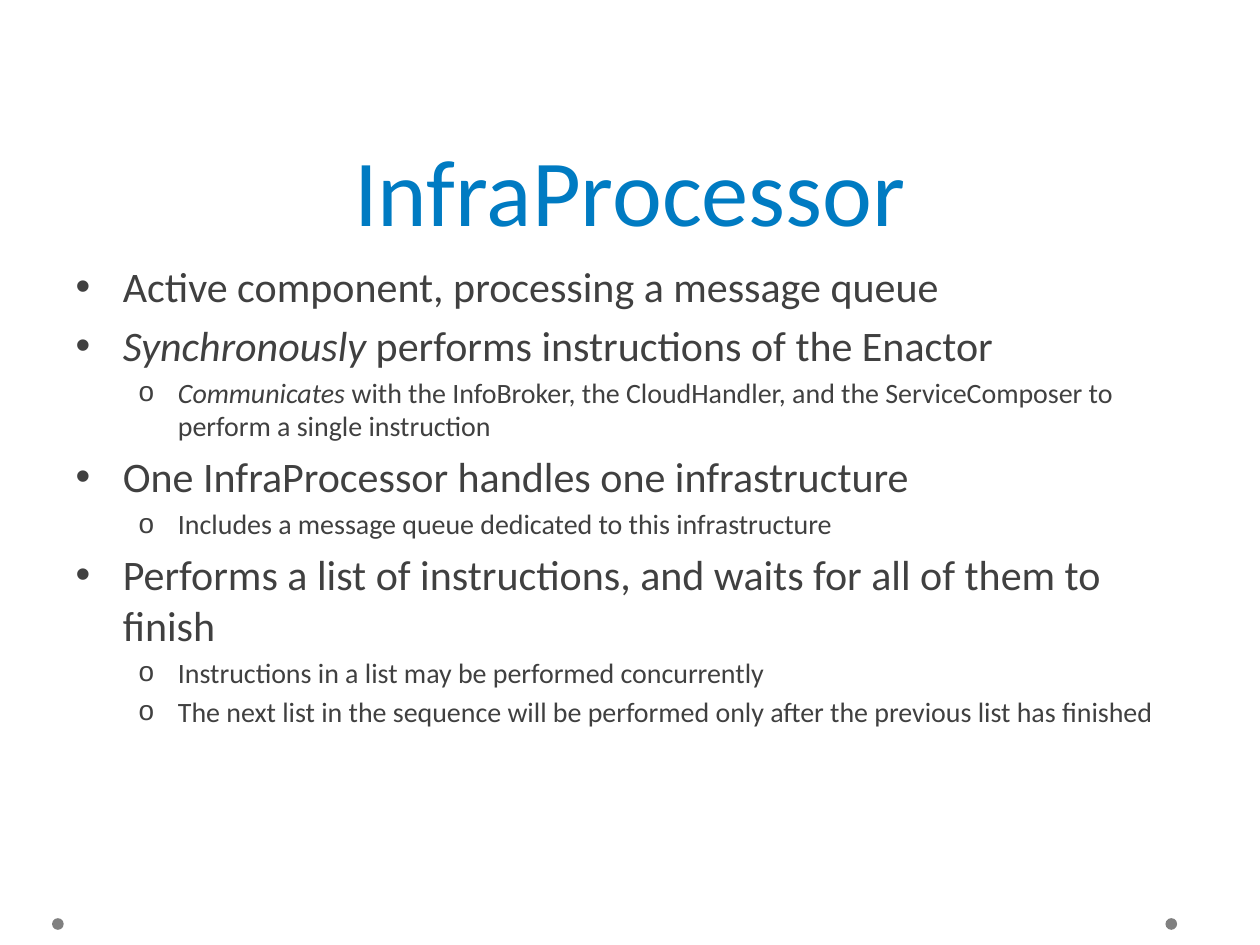
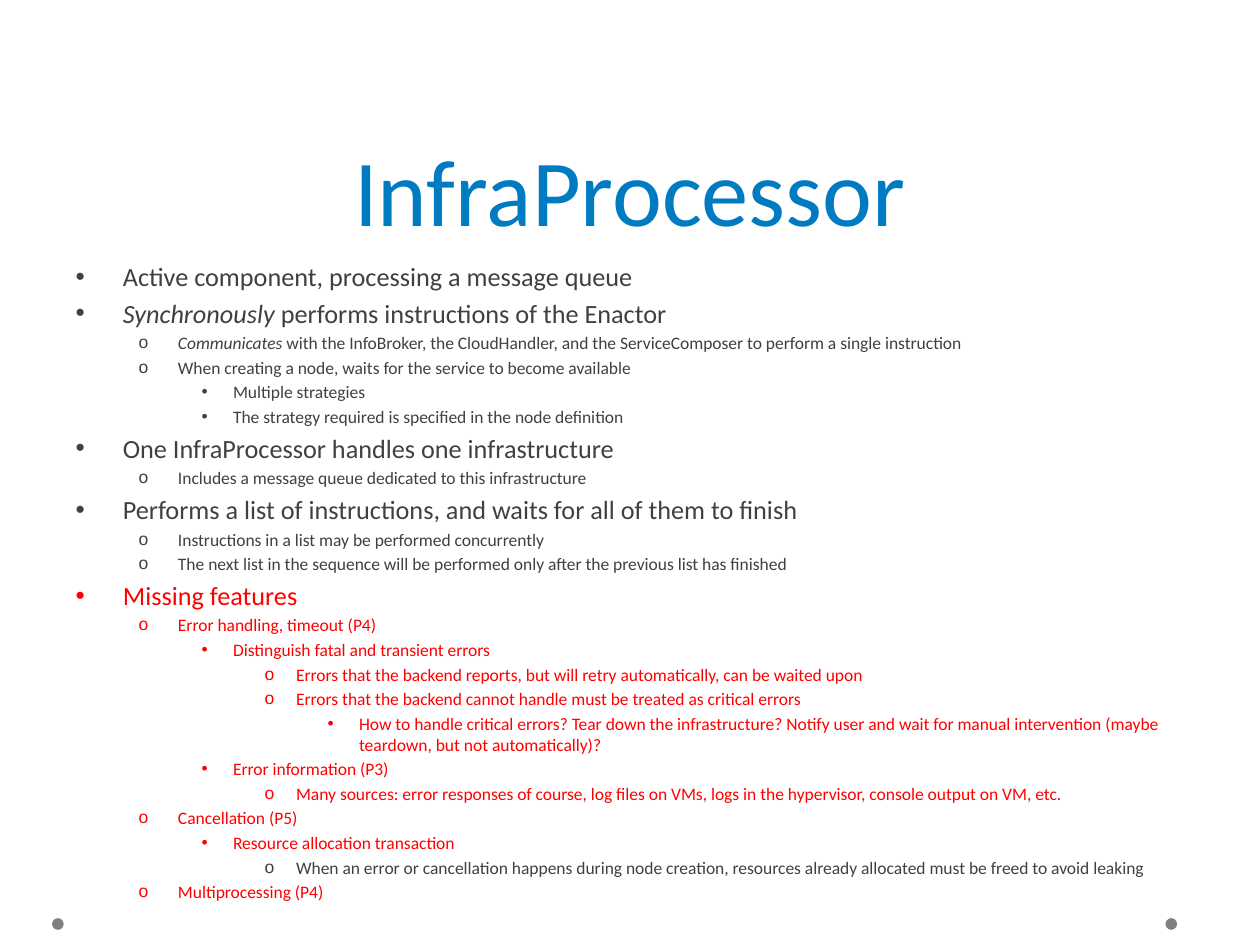
Before and after one commit to occopus/docs, a slide deck: slide 18 of sztaki-occo-report.pptx. Drawn at 1260x945 pixels with LibreOffice and Linux fonts; fonts in the diff are those of the drawing; background and template pictures are left out. Boxes give left, top, right and bottom in pixels: in the first picture for what was removed or moved away, otherwise in the second. Text is boxed around its words. In the diff, an @@ line names an element or a change of style, - is before the commit and + after.

Commit message:
Update OCCO status report

```diff
--- a/sztaki-occo-report.pptx
+++ b/sztaki-occo-report.pptx
@@ text at (x1=123, y1=268, x2=961, y2=573): size 24 to 15 pt in "Active component, processing a message queue", "Synchronously performs instructions of the Enactor", "One InfraProcessor handles one infrastructure", "Performs a list of instructions, and waits ..."; size 16 to 10 pt in "Communicates with the InfoBroker, the CloudHandler, and ...", "Includes a message queue dedicated to this ...", "Instructions in a list may be performed ...", "The next list in the sequence will ..."; less space between paragraphs @@
@@ text at (x1=178, y1=362, x2=630, y2=426): paragraphs added @@
+  o When creating a node, waits for the service to become available
+    • Multiple strategies
+    • The strategy required is specified in the node definition
@@ text at (x1=123, y1=587, x2=1158, y2=877): paragraphs added @@
+• Missing features
+  o Error handling, timeout (P4)
+    • Distinguish fatal and transient errors
+      o Errors that the backend reports, but will retry automatically, can be waited upon
+      o Errors that the backend cannot handle must be treated as critical errors
+        • How to handle critical errors? Tear down the infrastructure? Notify user and wait for manual intervention (maybe teardown, but not automatically)?
+    • Error information (P3)
+      o Many sources: error responses of course, log files on VMs, logs in the hypervisor, console output on VM, etc.
+  o Cancellation (P5)
+    • Resource allocation transaction
+      o When an error or cancellation happens during node creation, resources already allocated must be freed to avoid leaking
+  o Multiprocessing (P4)
```
Also in this commit, not shown: 7 other slides changed, 10 slides added.
